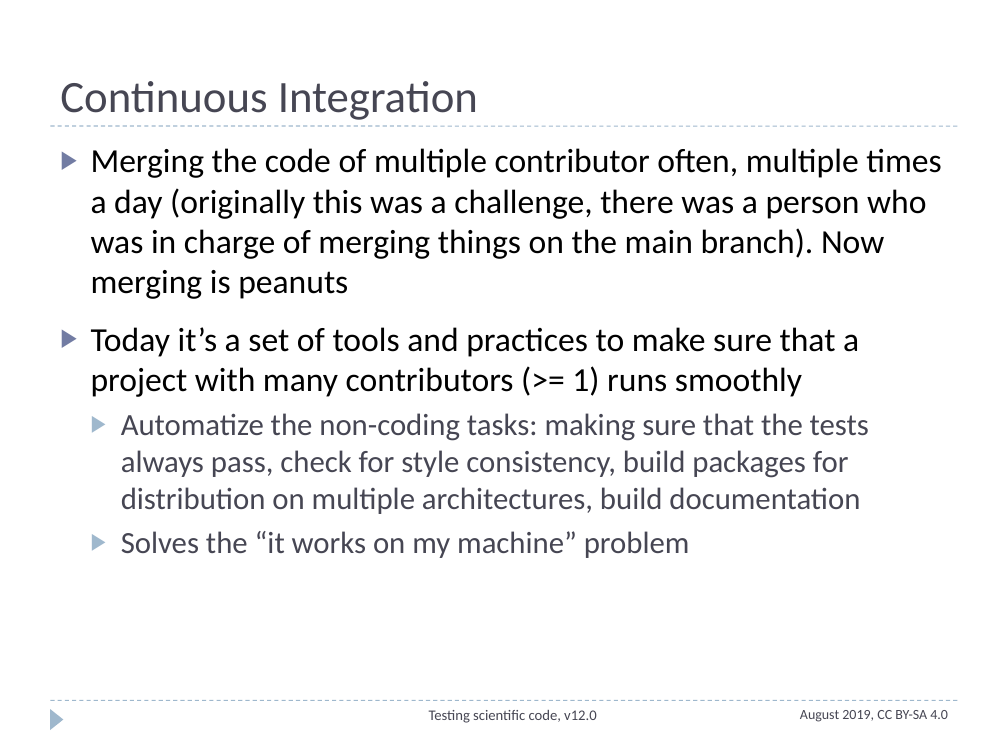
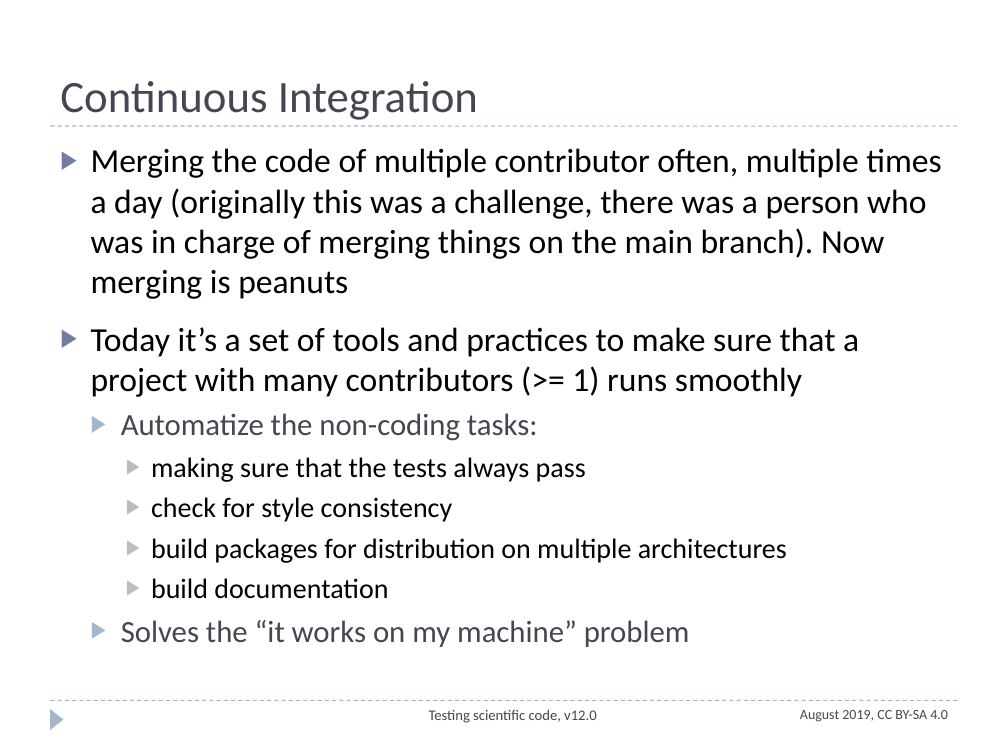
Before and after one commit to ASPP/testing_debugging_profiling, a slide deck: slide 3 of continuous_integration.pptx (slide 4 before the commit). Drawn at 1008x756 pixels with LibreOffice and Linux fonts; fonts in the diff are those of the drawing. Boxes give left, top, right and bottom in pixels: in the first picture for what was removed or moved away, otherwise in the second. Text is boxed around its words. In the diff, an @@ line names an element or a change of style, - is before the commit and + after.

```diff
--- a/continuous_integration.pptx
+++ b/continuous_integration.pptx
@@ text at [121,413,787,599]: text changed; size 22 to 20 pt; text colour #464653 to #000000 @@
-  ▶ Automatize the non-coding tasks: making sure that the tests always pass, check for style consistency, build packages for distribution on multiple architectures, build documentation
+  ▶ Automatize the non-coding tasks:
+    ▶ making sure that the tests always pass
+    ▶ check for style consistency
+    ▶ build packages for distribution on multiple architectures
+    ▶ build documentation
```
Also in this commit, not shown: 5 other slides changed, 2 slides added, 1 slide removed, 8 other files.
